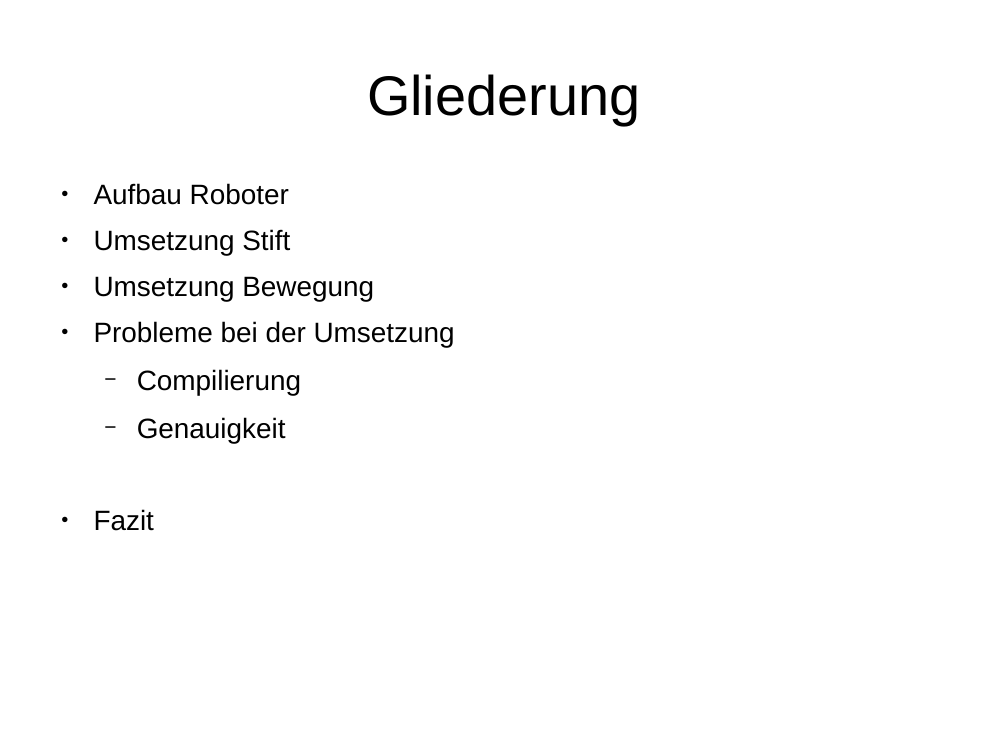
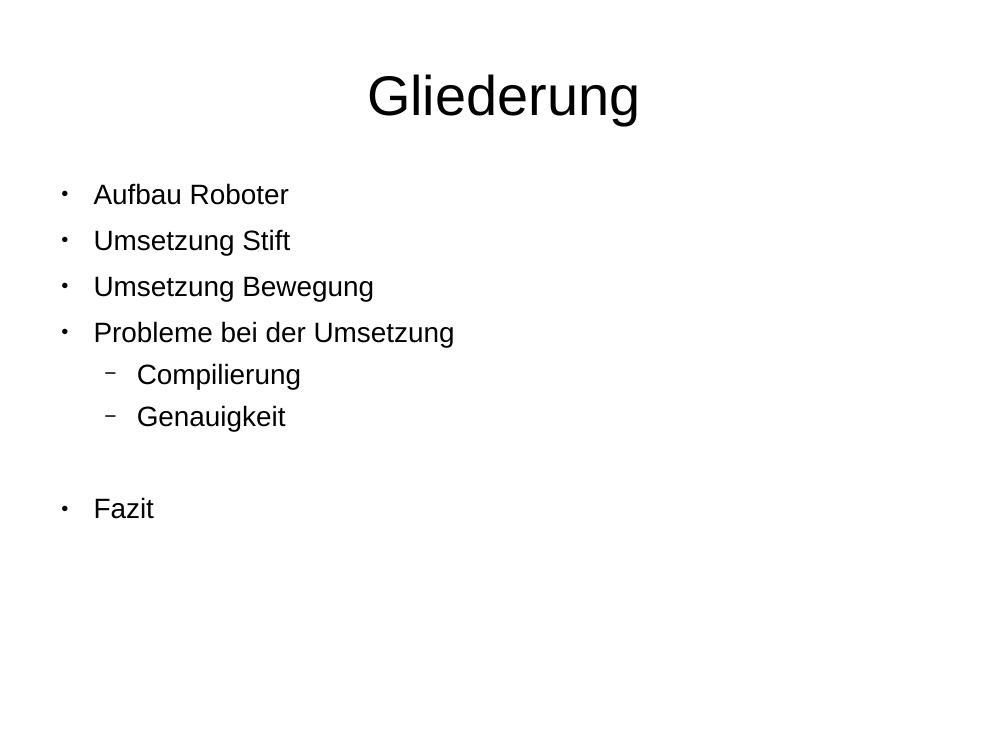
Before and after one commit to AljawadH/Service-Roboter, a slide deck: slide 3 of hwp_service_roboter_vortrag.odp. Drawn at 1008x756 pixels with LibreOffice and Linux fonts; fonts in the diff are those of the drawing. Boxes give left, top, right and bottom in pixels: in the first picture for what was removed or moved away, otherwise in the second. Text is boxed around its words. In the diff, an @@ line names an element or a change of style, - is before the commit and + after.

```diff
--- a/hwp_service_roboter_vortrag.odp
+++ b/hwp_service_roboter_vortrag.odp
@@ text "Aufbau Roboter" at bbox=[94, 183, 455, 519]: indent changed; line spacing 1 to 0.9; less space between paragraphs @@
```
Also in this commit, not shown: 8 other slides changed.
